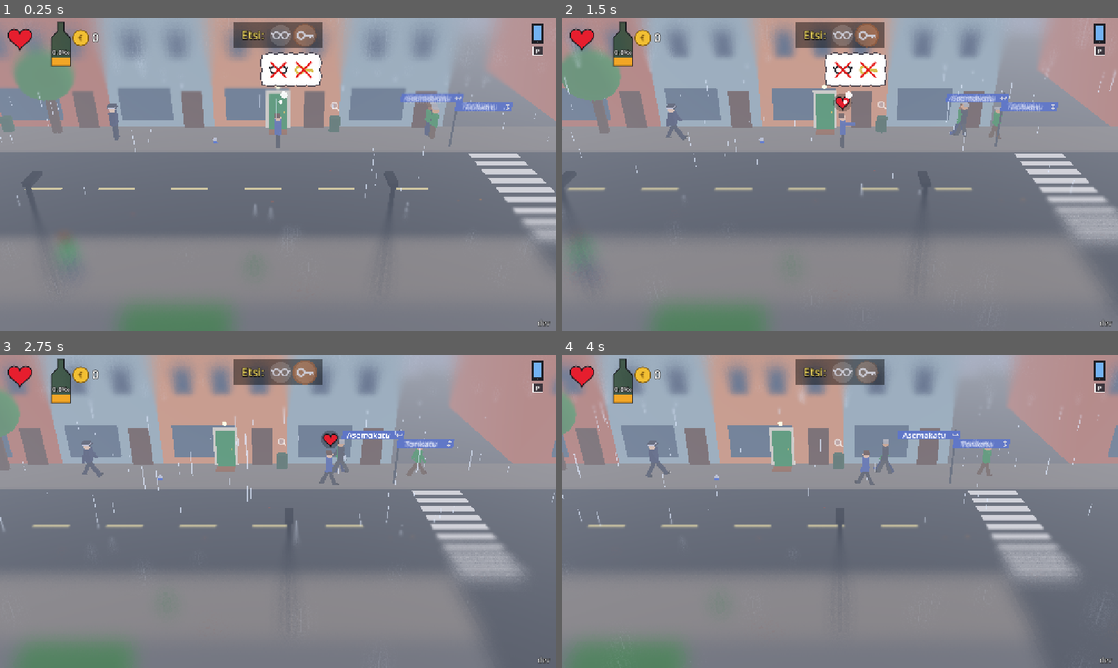
Above: before the commit, frames 1-4 (two rows, left to right).
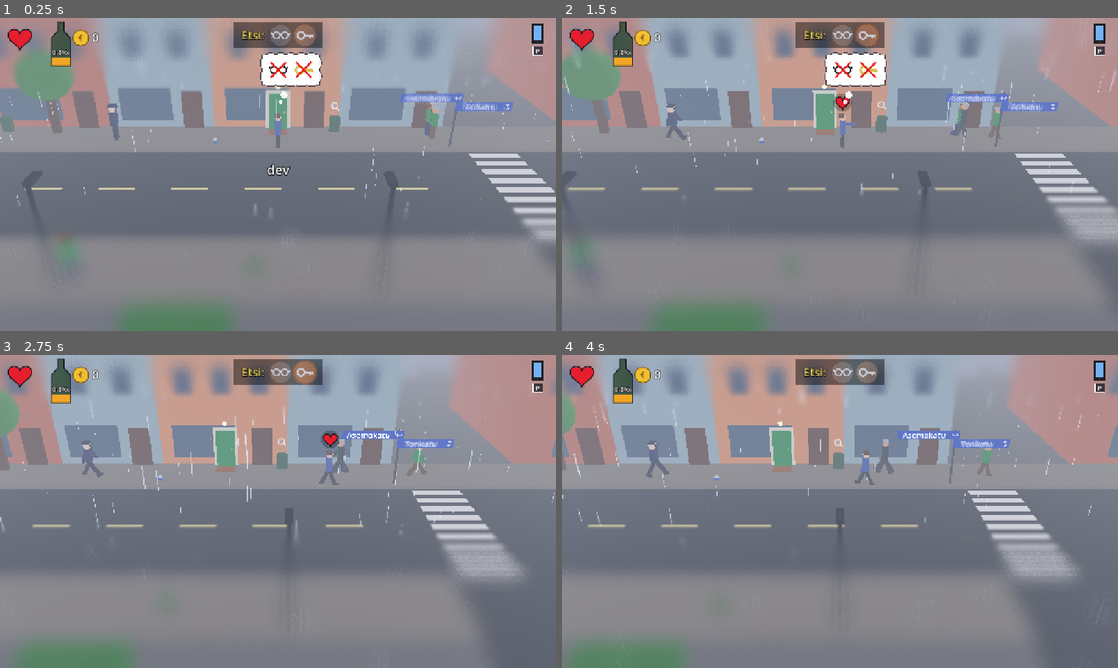
Above: after the commit, the same moments.

Repository: Ecculi/GoodMorningMoonshine
Game: Godot game, scene res://scenes/main.tscn
Two runs of this game, one before a commit and one after it. Both use one fixed random seed, a clock stepped at 60 frames per second and the inputs below.
Inputs (mouse positions are in pixels of both pictures, inside the frame that each line leads up to):
- Up to frame 1 (0.25 s): no input
- Up to frame 2 (1.5 s): tap Enter at 0.5 s; move the mouse to (962, 158) at 0.52 s; hold Right (move_right) 0.53-1.25 s; hold Space (action) 0.53-1.25 s; click (962, 158) at 0.67 s; drag from (728, 190) to (812, 237) at 1.27 s
- Up to frame 3 (2.75 s): move the mouse to (333, 442) at 2.02 s; hold Right (move_right) from 2.03 s (still down); hold Shift (run) from 2.03 s (still down)
- Up to frame 4 (4 s): release Right (move_right) at 2.75 s; release Shift (run) at 2.75 s; drag from (812, 574) to (673, 464) at 2.77 s; move the mouse to (1006, 558) at 3.52 s; hold Left (move_left) from 3.53 s (still down); tap Enter at 3.6 s

The runs differ from the first frame. In frame 1, 0.1% of the frame differs, in the area x 48-99%, y 46-99%; in frame 2, less than 0.1%; in frame 3, less than 0.1%; in frame 4, less than 0.1%.

Commit message:
Version in the middle of the screen at start, gone when the player moves
Co-Authored-By: Claude Opus 5.5 <noreply@anthropic.com>
Claude-Session: https://claude.ai/code/session_014p1PeeGbmYxJmsVU4HYhz4

Diff:
--- a/scripts/hud.gd
+++ b/scripts/hud.gd
@@ -2,9 +2,10 @@
 
 const LostItems = preload("res://scripts/lost_items.gd")
 const BuildInfo = preload("res://scripts/build_info.gd")
-## The version and build time show in the corner this long after start.
-const VERSION_SHOW_TIME := 10.0
-var _since_start := 0.0
+## The version and build time show in the middle of the screen at start,
+## until the player first moves (then they fade out quickly).
+var _version_a := 1.0
+var _version_fading := false
 ## The morning thought bubble stays until the player has walked this far.
 const BUBBLE_WALK := 5.0
 ## Health heart (colour drains away, no number), alcohol in per mille
@@ -67,18 +68,20 @@
 
 
 ## A short thought bubble, e.g. "my phone is missing" (gone after ~2 m).
-## Version and build time in the bottom right corner for a while after
-## the game starts (then it fades out; it stays in the F1 help).
+## Version and build time in the middle of the screen when the game
+## starts; gone as soon as the player moves (it stays in the F1 help).
 func _draw_version(vs: Vector2, font: Font) -> void:
-	_since_start += get_process_delta_time()
-	if _since_start > VERSION_SHOW_TIME:
-		return
-	var a := clampf(VERSION_SHOW_TIME - _since_start, 0.0, 1.0)
+	if _version_a <= 0.0:
+		return
+	if GameState.moving:
+		_version_fading = true
+	if _version_fading:
+		_version_a = maxf(0.0, _version_a - get_process_delta_time() * 3.0)
+	var a := _version_a
 	var text := BuildInfo.text()
-	var w := font.get_string_size(text, HORIZONTAL_ALIGNMENT_LEFT, -1, 16).x
-	var p := Vector2(vs.x - w - 14, vs.y - 12)
-	draw_string_outline(font, p, text, HORIZONTAL_ALIGNMENT_LEFT, -1, 16, 4, Color(0, 0, 0, a))
-	draw_string(font, p, text, HORIZONTAL_ALIGNMENT_LEFT, -1, 16, Color(1, 1, 1, 0.85 * a))
+	var p := Vector2(0, vs.y * 0.5)
+	draw_string_outline(font, p, text, HORIZONTAL_ALIGNMENT_CENTER, vs.x, 30, 8, Color(0, 0, 0, 0.8 * a))
+	draw_string(font, p, text, HORIZONTAL_ALIGNMENT_CENTER, vs.x, 30, Color(1, 1, 1, a))
 
 
 ## A lost thing was just found: shown big in the middle of the screen.
